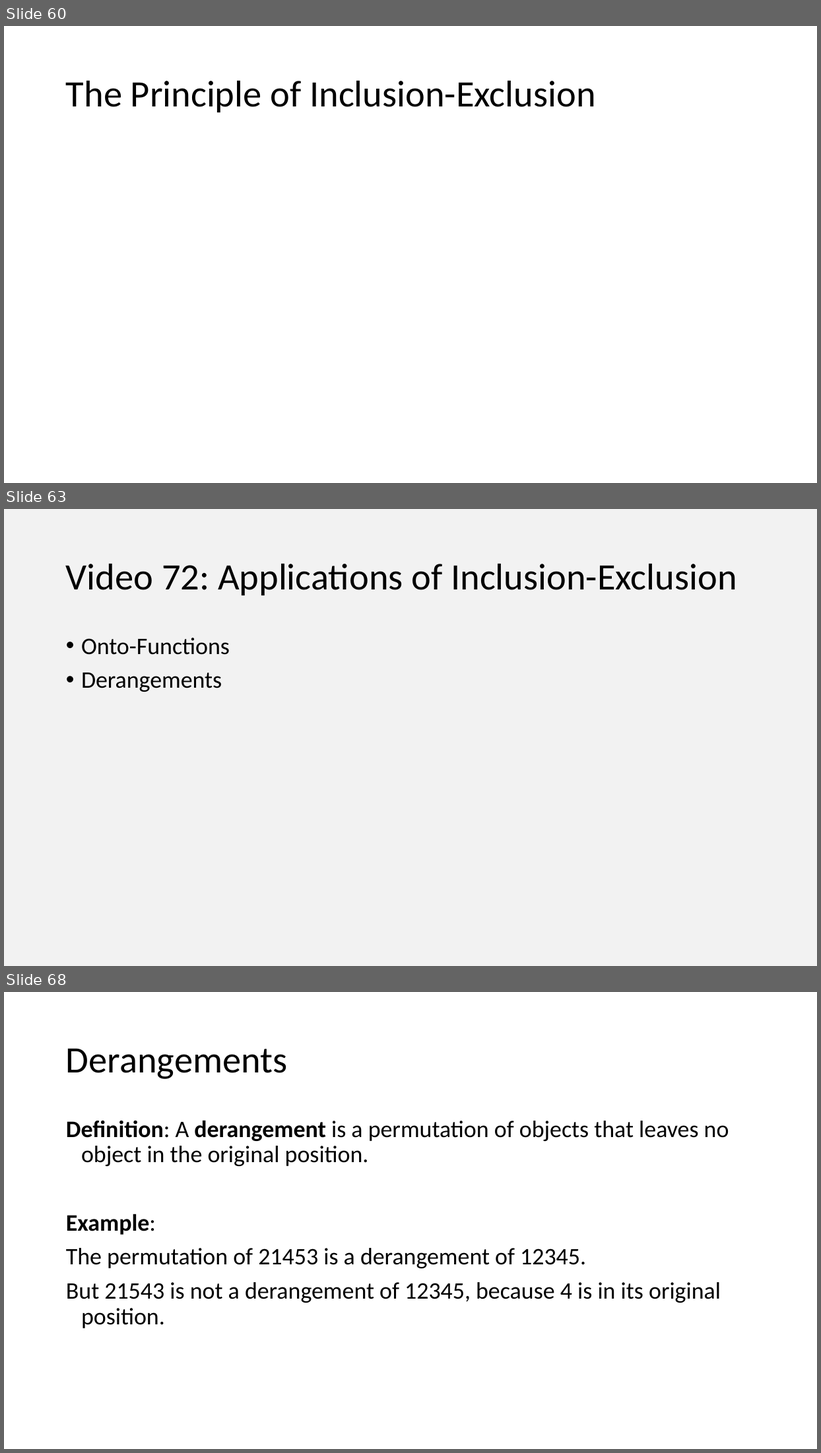
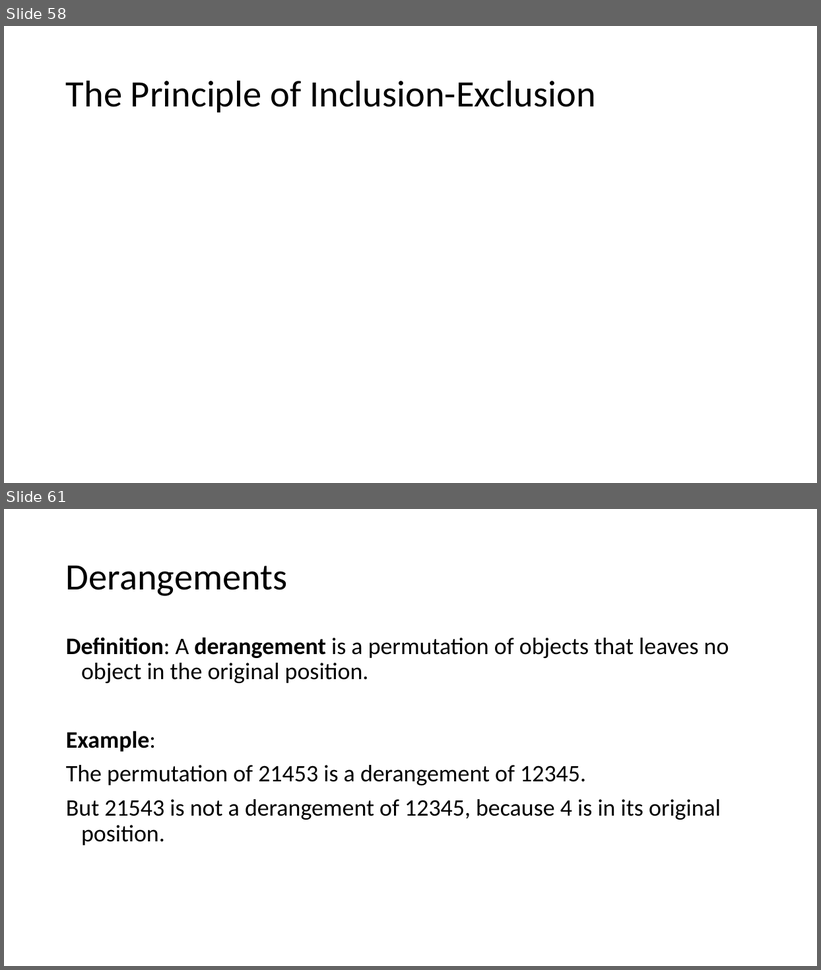
Before and after one commit to LSIR/AICC-I, a slide deck: Lectures/Week 11/11. Advanced Counting.pptx. Shown one above the other, each under a label of ours: slides 60, 63 and 68 before the commit, slides 58 and 61 after it; the slides between them are not shown. The pictures are 821x1453 and 821x970 pixels, drawn with LibreOffice and Linux fonts; fonts in the diff are those of the drawing; grey boxes stand for pictures. Boxes give left, top, right and bottom in pixels: in the first picture for what was removed or moved away, otherwise in the second. Text is boxed around its words. In the diff, an @@ line names an element or a change of style, - is before the commit and + after.

```diff
--- a/Lectures/Week 11/11. Advanced Counting.pptx
+++ b/Lectures/Week 11/11. Advanced Counting.pptx
@@ slide 63 removed at [4,509,817,966], background #F2F2F2 @@
@@ title removed at [66,563,737,595] @@
-Video 72: Applications of Inclusion-Exclusion
@@ text removed at [81,638,230,692] @@
-• Onto-Functions
-• Derangements
@@ what was slide 60 is now slide 58 @@
@@ what was slide 68 is now slide 61 @@
```
Also in this commit, not shown: 10 slides changed, 1 slide added, 6 other slides removed, 1 other file.
